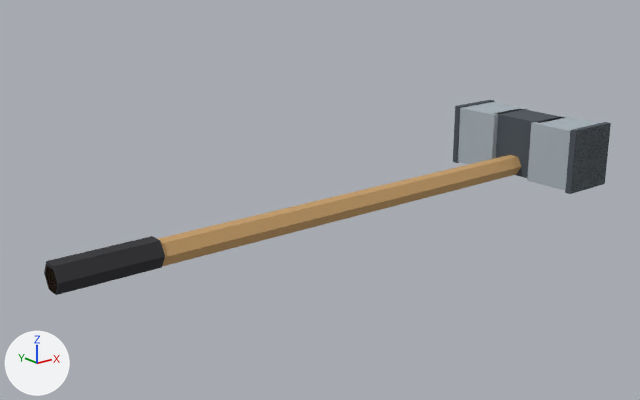
Renders of the glTF model site/models/GT_Sledgehammer_01.glb from each side of a commit.
The view is the same before and after, from a 50 mm lens placed at (-0.809, -0.955, 0.419), pointed at (-0.032, 0.017, 0.031). Lighting does not change. The marker at lower left points along +X, +Y and +Z. The picture after the commit comes second. Vertices at exactly the same position are counted once.

Names of what the first picture shows: 'GT_Sledgehammer_01'.
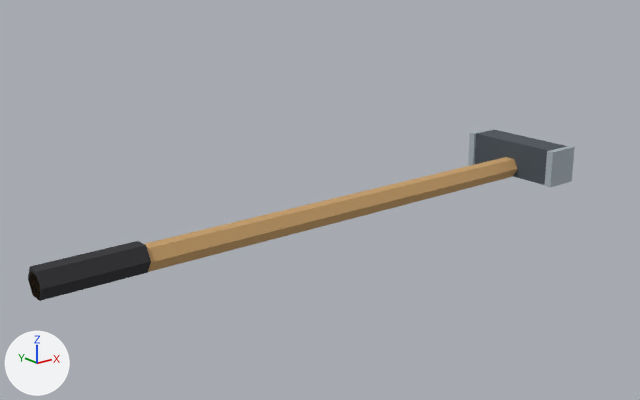
Diff of the bpy script that builds the scene:
```diff
--- a/site/models/GT_Sledgehammer_01.glb.py
+++ b/site/models/GT_Sledgehammer_01.glb.py
@@ me_gt_sledgehammer_01 @@
 # used by ob_gt_sledgehammer_01; location = (0.0, 0.0, 0.0)
-me_gt_sledgehammer_01.from_pydata(...)  # 64 vertices, 100 faces; spans x -0.45..0.467, y -0.13..0.13, z -0.002..0.102
+me_gt_sledgehammer_01.from_pydata(...)  # 48 vertices, 76 faces; spans x -0.47..0.43, y -0.091..0.091, z 0.0..0.06
+# me_gt_sledgehammer_01 part 1: the loose piece of 12 vertices spanning x -0.45..0.45, y -0.018..0.018, z 0.002..0.034 is moved by (-0.02, 0.0, -0.002)
+# me_gt_sledgehammer_01 part 2: the loose piece of 12 vertices spanning x -0.45..-0.31, y -0.021..0.021, z 0.002..0.038 is moved by (-0.02, 0.0, -0.002)
+# me_gt_sledgehammer_01 part 3: a new loose piece, a box spanning x 0.375..0.425, y -0.08..0.08, z 0.0..0.06, in mat_globalpalette (picture img_globalpalette)
+# me_gt_sledgehammer_01 part 4: a new loose piece, a box spanning x 0.371..0.429, y -0.091..-0.079, z 0.0..0.06, in mat_globalpalette (picture img_globalpalette)
+# me_gt_sledgehammer_01 part 5: a new loose piece, a box spanning x 0.371..0.429, y 0.079..0.091, z 0.0..0.06, in mat_globalpalette (picture img_globalpalette)
+# me_gt_sledgehammer_01 part 6: the loose piece of 8 vertices spanning x 0.373..0.467, y -0.13..-0.12, z -0.002..0.102 is deleted
+# me_gt_sledgehammer_01 part 7: the loose piece of 8 vertices spanning x 0.373..0.467, y 0.12..0.13, z -0.002..0.102 is deleted
+# me_gt_sledgehammer_01 part 8: the loose piece of 8 vertices spanning x 0.375..0.465, y -0.13..-0.04, z 0.0..0.1 is deleted
+# me_gt_sledgehammer_01 part 9: the loose piece of 8 vertices spanning x 0.385..0.455, y -0.05..0.05, z 0.0..0.1 is deleted
+# me_gt_sledgehammer_01 part 10: the loose piece of 8 vertices spanning x 0.375..0.465, y 0.04..0.13, z 0.0..0.1 is deleted
 me_gt_sledgehammer_01.materials.append(mat_globalpalette)
```

What differs and where, as boxes (x1, y1, x2, y2) in the pictures (640 x 400 px; the box of a moved part takes in the faces that stretch with it):
'GT_Sledgehammer_01', reshaped (11% shorter)
    before: (44, 100, 611, 295)
    after: (28, 128, 575, 301)
part 1 of me_gt_sledgehammer_01, moved or reshaped
    before: (46, 155, 521, 293)
    after: (29, 157, 517, 300)
part 2 of me_gt_sledgehammer_01, moved or reshaped
    before: (44, 236, 165, 295)
    after: (28, 241, 151, 301)
part 3 of me_gt_sledgehammer_01, added
    after: (475, 130, 566, 185)
part 4 of me_gt_sledgehammer_01, added
    after: (544, 146, 575, 187)
part 5 of me_gt_sledgehammer_01, added
    after: (468, 128, 496, 166)
part 6 of me_gt_sledgehammer_01, deleted
    before: (565, 122, 611, 194)
part 7 of me_gt_sledgehammer_01, deleted
    before: (453, 100, 494, 163)
part 8 of me_gt_sledgehammer_01, deleted
    before: (527, 116, 610, 192)
part 9 of me_gt_sledgehammer_01, deleted
    before: (494, 108, 565, 178)
part 10 of me_gt_sledgehammer_01, deleted
    before: (458, 102, 528, 164)
